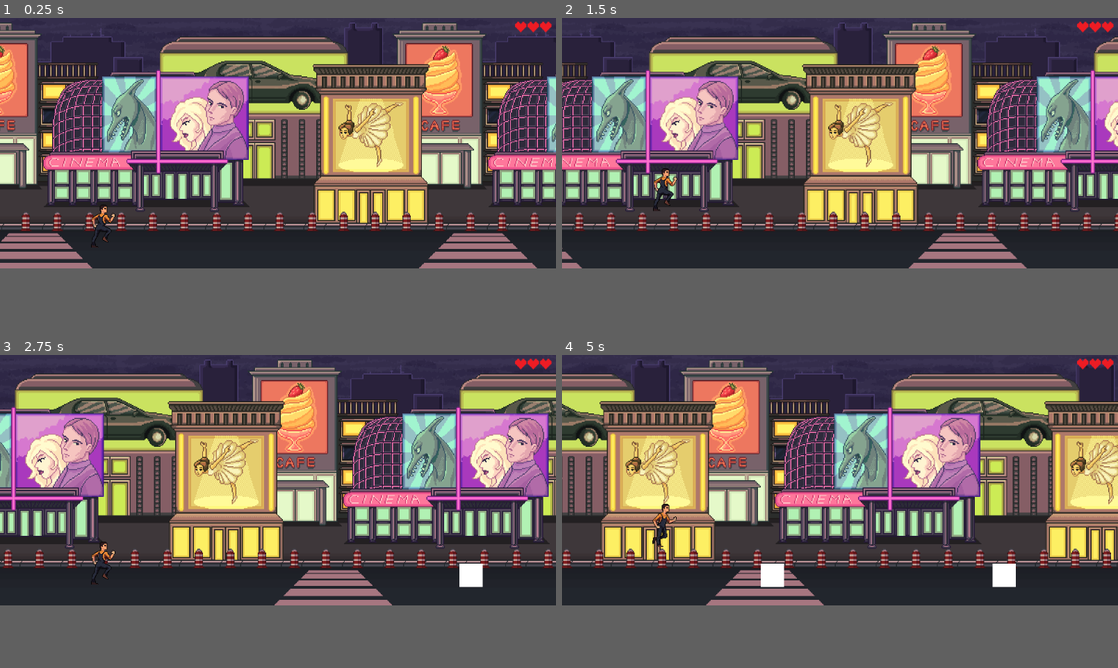
Above: before the commit, frames 1-4 (two rows, left to right).
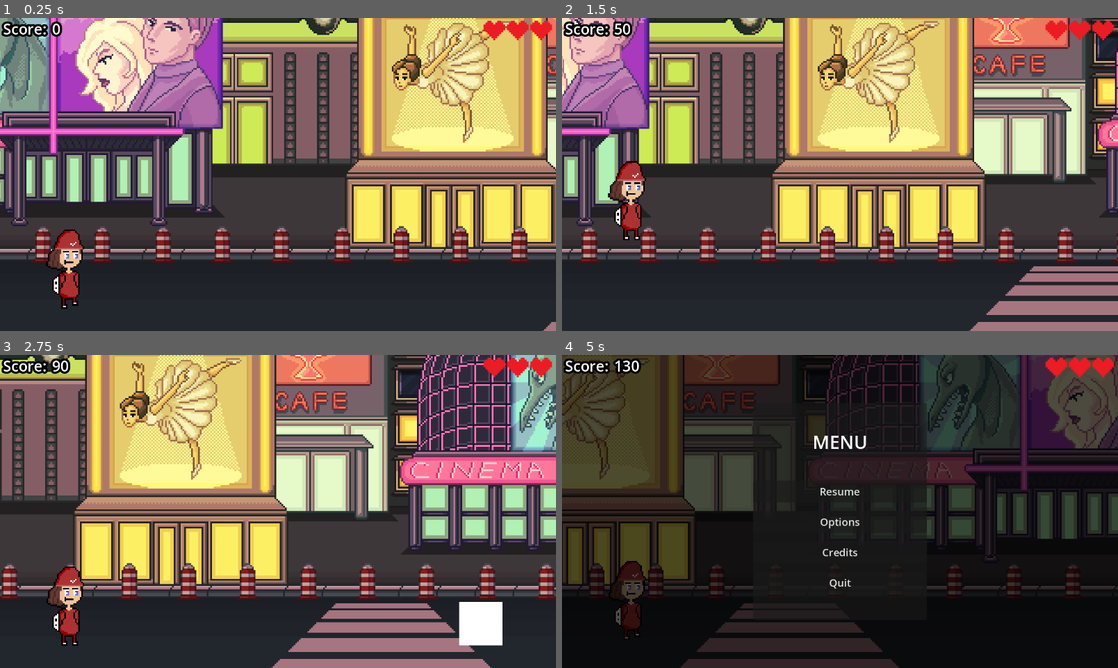
Above: after the commit, the same moments.

Repository: NikolaosKaragiozidis/Long-Way-Home
Game: Godot game, scene res://scenes/game.tscn
Two runs of this game, one before a commit and one after it. Both use one fixed random seed, a clock stepped at 60 frames per second and the inputs below.
Inputs:
- Up to frame 1 (0.25 s): no input
- Up to frame 2 (1.5 s): tap Space (jump) at 0.77 s
- Up to frame 3 (2.75 s): tap Space (jump) at 1.52 s
- Up to frame 4 (5 s): tap Space (jump) at 3.02, 3.77, 4.52 s; tap Escape (ui_cancel) at 4.15 s
In our replay, the window is 800x360 before the commit and 800x450 after it. These sizes can differ from the game's own. Grey fills any space a smaller window leaves; there, only what the larger window draws over its background counts as a difference.

The runs differ from the first frame. In frame 1, 69% of the frame differs, in the area x 0-100%, y 0-100%; in frame 2, 71%; in frame 3, 72%; in frame 4, 72%.

Commit message:
Added score counter. Attempted to design a hero character.

Diff:
--- a/project.godot
+++ b/project.godot
@@ -15,11 +15,14 @@
 config/features=PackedStringArray("4.4", "GL Compatibility")
 config/icon="res://icon.svg"
 
+[autoload]
+
+Global="*res://scripts/Global.gd"
+
 [display]
 
-window/size/viewport_width=2400
-window/size/viewport_height=1080
-window/size/mode=2
+window/size/viewport_width=1280
+window/size/viewport_height=720
 
 [dotnet]
 
--- a/scenes/enemy.tscn
+++ b/scenes/enemy.tscn
@@ -9,7 +9,6 @@
 collision_layer = 4
 collision_mask = 4
 script = ExtResource("1_7p1mj")
-speed = 500.0
 
 [node name="Area2D" type="Area2D" parent="."]
 
--- a/scenes/game.tscn
+++ b/scenes/game.tscn
@@ -1,32 +1,29 @@
-[gd_scene load_steps=8 format=3 uid="uid://cnpfl830db2bv"]
+[gd_scene load_steps=9 format=3 uid="uid://cnpfl830db2bv"]
 
 [ext_resource type="PackedScene" uid="uid://d0cdmd24banhx" path="res://scenes/player.tscn" id="1_uwrxv"]
 [ext_resource type="Script" uid="uid://donj4ojfy7o13" path="res://scripts/parallax_background.gd" id="3_lbhrr"]
 [ext_resource type="Texture2D" uid="uid://bf8bqq5j3tcji" path="res://images/craftpix-891123-free-pixel-art-street-2d-backgrounds/PNG/City3/Bright/City3.png" id="3_lnu2h"]
 [ext_resource type="PackedScene" uid="uid://bu1no5e2qne3r" path="res://scenes/enemy_spawner.tscn" id="4_lbhrr"]
 [ext_resource type="Texture2D" uid="uid://divjxn3lo6j8a" path="res://images/heart.png" id="5_iywne"]
+[ext_resource type="PackedScene" uid="uid://dhs3o8j5vqxry" path="res://scenes/main_scene.tscn" id="6_p57ef"]
+[ext_resource type="Script" uid="uid://bqmd5pvw4ndam" path="res://scripts/score_counter.gd" id="6_u5sy4"]
 
 [sub_resource type="RectangleShape2D" id="RectangleShape2D_lnu2h"]
 size = Vector2(3190, 40)
-
-[sub_resource type="LabelSettings" id="LabelSettings_iywne"]
-font_size = 69
-outline_size = 26
-outline_color = Color(0.0666667, 0.0666667, 0.0666667, 1)
 
 [node name="Game" type="Node2D"]
 
 [node name="Camera2D" type="Camera2D" parent="."]
 
 [node name="Player" parent="." instance=ExtResource("1_uwrxv")]
-position = Vector2(-764, 344)
+position = Vector2(-481, 217)
 collision_layer = 3
 collision_mask = 3
 gravity = 1000
 jumpHeight = 570
 
 [node name="Ground" type="StaticBody2D" parent="."]
-position = Vector2(0, 467)
+position = Vector2(0, 334)
 collision_layer = 2
 collision_mask = 2
 
@@ -44,30 +41,35 @@
 
 [node name="Sprite2D" type="Sprite2D" parent="ParallaxBackground/ParallaxLayer"]
 texture_repeat = 2
-position = Vector2(0, -540)
+position = Vector2(0, -717)
 texture = ExtResource("3_lnu2h")
 centered = false
 
 [node name="enemySpawner" parent="." instance=ExtResource("4_lbhrr")]
-position = Vector2(600, 205)
+position = Vector2(600, 129)
 
 [node name="CanvasLayer" type="CanvasLayer" parent="."]
 
 [node name="UI" type="Control" parent="CanvasLayer"]
 layout_mode = 3
+anchors_preset = 15
+anchor_right = 1.0
+anchor_bottom = 1.0
+grow_horizontal = 2
+grow_vertical = 2
+size_flags_horizontal = 4
+size_flags_vertical = 4
+
+[node name="HBoxContainer" type="HBoxContainer" parent="CanvasLayer/UI"]
+layout_mode = 1
 anchors_preset = 1
 anchor_left = 1.0
 anchor_right = 1.0
-offset_left = -100.0
-offset_right = -100.0
+offset_left = -167.0
+offset_top = 6.0
+offset_right = -9.0
+offset_bottom = 51.0
 grow_horizontal = 0
-
-[node name="HBoxContainer" type="HBoxContainer" parent="CanvasLayer/UI"]
-layout_mode = 0
-offset_left = -77.0
-offset_top = 17.0
-offset_right = 81.0
-offset_bottom = 62.0
 
 [node name="TextureRect" type="TextureRect" parent="CanvasLayer/UI/HBoxContainer"]
 layout_mode = 2
@@ -81,14 +83,27 @@
 layout_mode = 2
 texture = ExtResource("5_iywne")
 
-[node name="noob" type="Label" parent="CanvasLayer/UI"]
+[node name="HBoxContainer2" type="HBoxContainer" parent="CanvasLayer/UI"]
+layout_mode = 1
+offset_left = 7.0
+offset_right = 147.0
+offset_bottom = 50.0
+
+[node name="ScoreLabel" type="Label" parent="CanvasLayer/UI/HBoxContainer2"]
+layout_mode = 2
+theme_override_colors/font_outline_color = Color(0, 0, 0, 1)
+theme_override_constants/outline_size = 20
+theme_override_font_sizes/font_size = 34
+text = "Score: "
+
+[node name="ScoreCounter" type="Label" parent="CanvasLayer/UI/HBoxContainer2"]
+layout_mode = 2
+theme_override_colors/font_outline_color = Color(0, 0, 0, 1)
+theme_override_constants/outline_size = 20
+theme_override_font_sizes/font_size = 34
+text = "0"
+script = ExtResource("6_u5sy4")
+
+[node name="MainScene" parent="." instance=ExtResource("6_p57ef")]
 visible = false
-layout_mode = 0
-offset_left = -992.0
-offset_top = 353.0
-offset_right = -770.0
-offset_bottom = 431.0
-text = "noob lol"
-label_settings = SubResource("LabelSettings_iywne")
-horizontal_alignment = 1
-vertical_alignment = 1
+position = Vector2(-604, -314)
--- /dev/null
+++ b/scenes/main_scene.tscn
@@ -0,0 +1,99 @@
+[gd_scene load_steps=3 format=3 uid="uid://dhs3o8j5vqxry"]
+
+[ext_resource type="Script" uid="uid://bfgbnc827ecdo" path="res://scripts/main_scene.gd" id="1_bdhqr"]
+[ext_resource type="Script" uid="uid://dqrlcdwxr8ero" path="res://scripts/menu.gd" id="2_yg7ej"]
+
+[node name="MainScene" type="Node2D"]
+script = ExtResource("1_bdhqr")
+
+[node name="ColorRect" type="ColorRect" parent="."]
+offset_right = 1152.0
+offset_bottom = 648.0
+color = Color(0.15, 0.15, 0.2, 1)
+
+[node name="InfoLabel" type="Label" parent="."]
+offset_left = 350.0
+offset_top = 250.0
+offset_right = 800.0
+offset_bottom = 350.0
+theme_override_colors/font_color = Color(0.8, 0.8, 0.9, 1)
+theme_override_font_sizes/font_size = 36
+text = "Press ESC to open menu"
+horizontal_alignment = 1
+vertical_alignment = 1
+
+[node name="Menu" type="CanvasLayer" parent="."]
+script = ExtResource("2_yg7ej")
+
+[node name="Overlay" type="ColorRect" parent="Menu"]
+visible = false
+anchors_preset = 15
+anchor_right = 1.0
+anchor_bottom = 1.0
+grow_horizontal = 2
+grow_vertical = 2
+color = Color(0, 0, 0, 0.7)
+
+[node name="MenuPanel" type="Panel" parent="Menu"]
+visible = false
+anchors_preset = 8
+anchor_left = 0.5
+anchor_top = 0.5
+anchor_right = 0.5
+anchor_bottom = 0.5
+offset_left = -200.0
+offset_top = -250.0
+offset_right = 200.0
+offset_bottom = 250.0
+grow_horizontal = 2
+grow_vertical = 2
+
+[node name="VBoxContainer" type="VBoxContainer" parent="Menu/MenuPanel"]
+layout_mode = 1
+anchors_preset = 15
+anchor_right = 1.0
+anchor_bottom = 1.0
+grow_horizontal = 2
+grow_vertical = 2
+theme_override_constants/separation = 20
+alignment = 1
+
+[node name="Title" type="Label" parent="Menu/MenuPanel/VBoxContainer"]
+layout_mode = 2
+theme_override_colors/font_color = Color(1, 1, 1, 1)
+theme_override_font_sizes/font_size = 42
+text = "MENU"
+horizontal_alignment = 1
+
+[node name="Spacer" type="Control" parent="Menu/MenuPanel/VBoxContainer"]
+custom_minimum_size = Vector2(0, 20)
+layout_mode = 2
+
+[node name="Resume" type="Button" parent="Menu/MenuPanel/VBoxContainer"]
+custom_minimum_size = Vector2(300, 50)
+layout_mode = 2
+theme_override_font_sizes/font_size = 24
+text = "Resume"
+
+[node name="Options" type="Button" parent="Menu/MenuPanel/VBoxContainer"]
+custom_minimum_size = Vector2(300, 50)
+layout_mode = 2
+theme_override_font_sizes/font_size = 24
+text = "Options"
+
+[node name="Credits" type="Button" parent="Menu/MenuPanel/VBoxContainer"]
+custom_minimum_size = Vector2(300, 50)
+layout_mode = 2
+theme_override_font_sizes/font_size = 24
+text = "Credits"
+
+[node name="Quit" type="Button" parent="Menu/MenuPanel/VBoxContainer"]
+custom_minimum_size = Vector2(300, 50)
+layout_mode = 2
+theme_override_font_sizes/font_size = 24
+text = "Quit"
+
+[connection signal="pressed" from="Menu/MenuPanel/VBoxContainer/Resume" to="Menu" method="_on_resume_pressed"]
+[connection signal="pressed" from="Menu/MenuPanel/VBoxContainer/Options" to="Menu" method="_on_options_pressed"]
+[connection signal="pressed" from="Menu/MenuPanel/VBoxContainer/Credits" to="Menu" method="_on_credits_pressed"]
+[connection signal="pressed" from="Menu/MenuPanel/VBoxContainer/Quit" to="Menu" method="_on_quit_pressed"]
--- a/scenes/player.tscn
+++ b/scenes/player.tscn
@@ -1,94 +1,39 @@
-[gd_scene load_steps=16 format=3 uid="uid://d0cdmd24banhx"]
+[gd_scene load_steps=9 format=3 uid="uid://d0cdmd24banhx"]
 
-[ext_resource type="Texture2D" uid="uid://x0jqdmwm6g3x" path="res://images/craftpix-net-516149-city-man-pixel-art-character-sprite-sheets/City_men_1/Run.png" id="1_3vyb7"]
 [ext_resource type="Script" uid="uid://dlpux47sh4bls" path="res://scripts/player.gd" id="1_g2els"]
+[ext_resource type="Texture2D" uid="uid://ceoiscw3l46cq" path="res://images/animation/Sprite-0003.png" id="2_qlg0r"]
+[ext_resource type="Texture2D" uid="uid://b5f3iks44er1l" path="res://images/animation/Sprite-0004.png" id="3_fjrip"]
+[ext_resource type="Texture2D" uid="uid://dtskaserb46tg" path="res://images/animation/Sprite-0005.png" id="4_smehm"]
+[ext_resource type="Texture2D" uid="uid://vjao7buysjr2" path="res://images/animation/Sprite-0006.png" id="5_ur7pv"]
 
 [sub_resource type="CapsuleShape2D" id="CapsuleShape2D_qhqgy"]
 radius = 43.0
 height = 162.0
 
-[sub_resource type="AtlasTexture" id="AtlasTexture_g2els"]
-atlas = ExtResource("1_3vyb7")
-region = Rect2(0, 0, 128, 128)
-
-[sub_resource type="AtlasTexture" id="AtlasTexture_qhqgy"]
-atlas = ExtResource("1_3vyb7")
-region = Rect2(128, 0, 128, 128)
-
-[sub_resource type="AtlasTexture" id="AtlasTexture_dqkch"]
-atlas = ExtResource("1_3vyb7")
-region = Rect2(256, 0, 128, 128)
-
-[sub_resource type="AtlasTexture" id="AtlasTexture_qlg0r"]
-atlas = ExtResource("1_3vyb7")
-region = Rect2(384, 0, 128, 128)
-
-[sub_resource type="AtlasTexture" id="AtlasTexture_tuyoq"]
-atlas = ExtResource("1_3vyb7")
-region = Rect2(512, 0, 128, 128)
-
-[sub_resource type="AtlasTexture" id="AtlasTexture_fjrip"]
-atlas = ExtResource("1_3vyb7")
-region = Rect2(640, 0, 128, 128)
-
-[sub_resource type="AtlasTexture" id="AtlasTexture_smehm"]
-atlas = ExtResource("1_3vyb7")
-region = Rect2(768, 0, 128, 128)
-
-[sub_resource type="AtlasTexture" id="AtlasTexture_ur7pv"]
-atlas = ExtResource("1_3vyb7")
-region = Rect2(896, 0, 128, 128)
-
-[sub_resource type="AtlasTexture" id="AtlasTexture_y4r1p"]
-atlas = ExtResource("1_3vyb7")
-region = Rect2(1024, 0, 128, 128)
-
-[sub_resource type="AtlasTexture" id="AtlasTexture_d2wvv"]
-atlas = ExtResource("1_3vyb7")
-region = Rect2(1152, 0, 128, 128)
-
-[sub_resource type="SpriteFrames" id="SpriteFrames_3v2ag"]
-animations = [{
-"frames": [{
-"duration": 1.0,
-"texture": SubResource("AtlasTexture_g2els")
-}, {
-"duration": 1.0,
-"texture": SubResource("AtlasTexture_qhqgy")
-}, {
-"duration": 1.0,
-"texture": SubResource("AtlasTexture_dqkch")
-}, {
-"duration": 1.0,
-"texture": SubResource("AtlasTexture_qlg0r")
-}, {
-"duration": 1.0,
-"texture": SubResource("AtlasTexture_tuyoq")
-}, {
-"duration": 1.0,
-"texture": SubResource("AtlasTexture_fjrip")
-}, {
-"duration": 1.0,
-"texture": SubResource("AtlasTexture_smehm")
-}, {
-"duration": 1.0,
-"texture": SubResource("AtlasTexture_ur7pv")
-}, {
-"duration": 1.0,
-"texture": SubResource("AtlasTexture_y4r1p")
-}, {
-"duration": 1.0,
-"texture": SubResource("AtlasTexture_d2wvv")
-}],
-"loop": true,
-"name": &"run",
-"speed": 24.0
-}]
-
 [sub_resource type="CapsuleShape2D" id="CapsuleShape2D_g2els"]
 resource_local_to_scene = true
 radius = 43.0
 height = 200.0
+
+[sub_resource type="SpriteFrames" id="SpriteFrames_tuyoq"]
+animations = [{
+"frames": [{
+"duration": 1.0,
+"texture": ExtResource("2_qlg0r")
+}, {
+"duration": 1.0,
+"texture": ExtResource("3_fjrip")
+}, {
+"duration": 1.0,
+"texture": ExtResource("4_smehm")
+}, {
+"duration": 1.0,
+"texture": ExtResource("5_ur7pv")
+}],
+"loop": true,
+"name": &"default",
+"speed": 5.0
+}]
 
 [node name="Player" type="CharacterBody2D"]
 script = ExtResource("1_g2els")
@@ -100,15 +45,14 @@
 shape = SubResource("CapsuleShape2D_qhqgy")
 debug_color = Color(0.882785, 0.000332295, 0.815277, 0.42)
 
-[node name="AnimatedSprite2D" type="AnimatedSprite2D" parent="."]
-scale = Vector2(2.7, 2.7)
-sprite_frames = SubResource("SpriteFrames_3v2ag")
-animation = &"run"
-autoplay = "run"
-frame_progress = 0.522137
-offset = Vector2(0, -26)
-
 [node name="CollisionShape2D" type="CollisionShape2D" parent="."]
 shape = SubResource("CapsuleShape2D_g2els")
 
+[node name="AnimatedSprite2D" type="AnimatedSprite2D" parent="."]
+position = Vector2(0, 88)
+scale = Vector2(3.5, 3.5)
+sprite_frames = SubResource("SpriteFrames_tuyoq")
+autoplay = "default"
+frame_progress = 0.718037
+
 [connection signal="area_entered" from="Area2D" to="." method="_on_area_2d_area_entered"]
--- /dev/null
+++ b/scripts/Global.gd
@@ -0,0 +1,4 @@
+extends Node
+
+var score = 0
+var lifeCounter = 0
--- a/scripts/enemy.gd
+++ b/scripts/enemy.gd
@@ -1,6 +1,6 @@
 extends CharacterBody2D
 
-@export var speed := 150.0
+@export var speed := 1000
 
 func _process(delta):
 	position.x -= speed * delta
--- /dev/null
+++ b/scripts/main_scene.gd
@@ -0,0 +1,4 @@
+extends Node2D
+
+func _ready():
+	print("Press ESC to open/close the menu!")
--- /dev/null
+++ b/scripts/menu.gd
@@ -0,0 +1,51 @@
+extends CanvasLayer
+
+# Track menu state
+var is_menu_open = false
+
+func _ready():
+	# Allow this node to process input even when the game is paused
+	process_mode = Node.PROCESS_MODE_ALWAYS
+	# Initially hide the menu
+	hide_menu()
+
+func _input(event):
+	# Toggle menu when ESC is pressed
+	if event.is_action_pressed("ui_cancel"):
+		toggle_menu()
+		# Accept the event so it doesn't propagate
+		get_viewport().set_input_as_handled()
+
+func toggle_menu():
+	if is_menu_open:
+		hide_menu()
+	else:
+		show_menu()
+
+func show_menu():
+	$Overlay.visible = true
+	$MenuPanel.visible = true
+	is_menu_open = true
+	# Pause the game when menu is open
+	get_tree().paused = true
+
+func hide_menu():
+	$Overlay.visible = false
+	$MenuPanel.visible = false
+	is_menu_open = false
+	# Unpause the game when menu is closed
+	get_tree().paused = false
+
+# Button signal handlers
+func _on_resume_pressed():
+	hide_menu()
+
+func _on_options_pressed():
+	print("Options button pressed - you can implement options here!")
+
+func _on_credits_pressed():
+	print("Credits button pressed - you can implement credits here!")
+
+func _on_quit_pressed():
+	# Quit the game
+	get_tree().quit()
--- a/scripts/player.gd
+++ b/scripts/player.gd
@@ -4,7 +4,9 @@
 @onready var collision: CollisionShape2D = $CollisionShape2D
 
 @onready var hearts = $"../CanvasLayer/UI/HBoxContainer"
-@onready var noob = $"../CanvasLayer/UI/noob"
+
+@onready var scoreContainer = $"../CanvasLayer/UI/HBoxContainer2"
+@onready var score = $"../CanvasLayer/UI/HBoxContainer2/ScoreCounter"
 
 @export var gravity: int = 400
 @export var jumpHeight: int = 250
@@ -20,18 +22,34 @@
 	move_and_slide()
 
 
-var counter = 0
-
 func _on_area_2d_area_entered(area) -> void:
 	var heartsArr = hearts.get_children()
-	counter += 1
+	Global.lifeCounter += 1
 
-	if heartsArr.size() > 0 and counter <= 3:
-		heartsArr[counter -1].visible = false
+	if heartsArr.size() > 0 and Global.lifeCounter <= 3:
+		heartsArr[Global.lifeCounter -1].visible = false
 
-	if counter == 3:
+	if Global.lifeCounter == 3:
 		$CollisionShape2D.get_parent().collision_mask = 1 << 2
-		noob.visible = true
+
+		# CENTER SCORE CONTAINER AFTER GAME ENDS
+		scoreContainer.grow_horizontal = Control.GROW_DIRECTION_BOTH
+		scoreContainer.grow_vertical = Control.GROW_DIRECTION_BOTH
+		scoreContainer.set_anchors_preset(Control.PRESET_CENTER)
+
+		scoreContainer.offset_left = 0
+		scoreContainer.offset_top = 0
+		scoreContainer.offset_right = 0
+		scoreContainer.offset_bottom = 0
+
+		#for child in scoreContainer.get_children():
+			#if child is Label:
+		score.add_theme_font_size_override("font_size", 70)
+
+		##########################################
+
+		# DELAY 3S BEFORE RELOADING SCENE
 		await get_tree().create_timer(3).timeout
 
+		Global.lifeCounter = 0
 		get_tree().reload_current_scene()
--- /dev/null
+++ b/scripts/score_counter.gd
@@ -0,0 +1,16 @@
+extends Label
+
+var time_passed = 0.0
+var time_to_wait = 0.3
+
+func _process(delta: float) -> void:
+	time_passed += delta
+
+	if time_passed >= time_to_wait:
+		Global.score += 10
+		self.text = str(Global.score)
+		time_passed = 0.0
+
+	if Global.lifeCounter == 3:
+		set_process(false)
+		Global.score = 0
Binary file added: images/animation/Sprite-0003.png
Not shown, added: images/animation/Sprite-0003.png.import
Binary file added: images/animation/Sprite-0004.png
Not shown, added: images/animation/Sprite-0004.png.import
Binary file added: images/animation/Sprite-0005.png
Not shown, added: images/animation/Sprite-0005.png.import
Binary file added: images/animation/Sprite-0006.png
Not shown, added: images/animation/Sprite-0006.png.import
Binary file added: images/fruit.png
Not shown, added: images/fruit.png.import
Not shown, added: scenes/main_scene.gd.uid
Not shown, added: scripts/Global.gd.uid
(and 3 more such lines)
